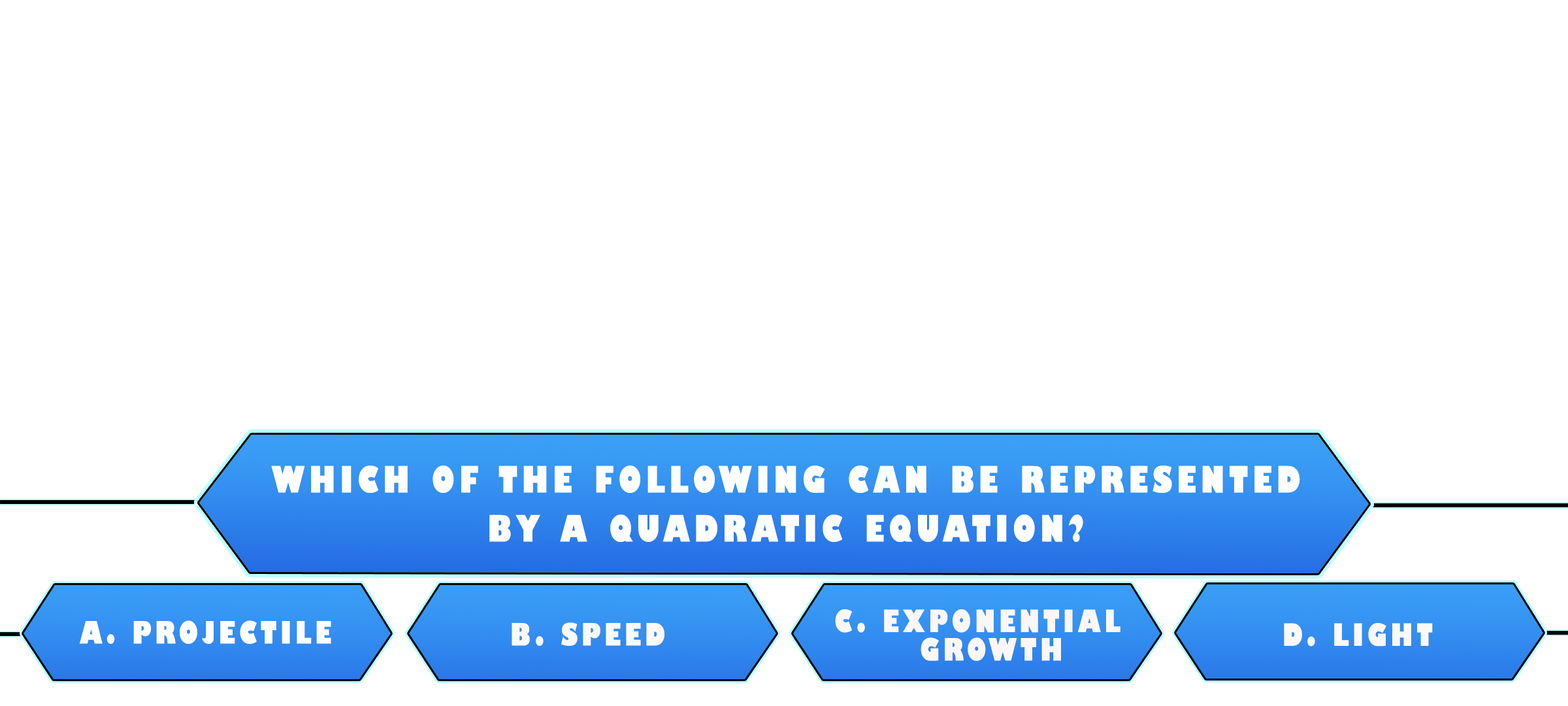
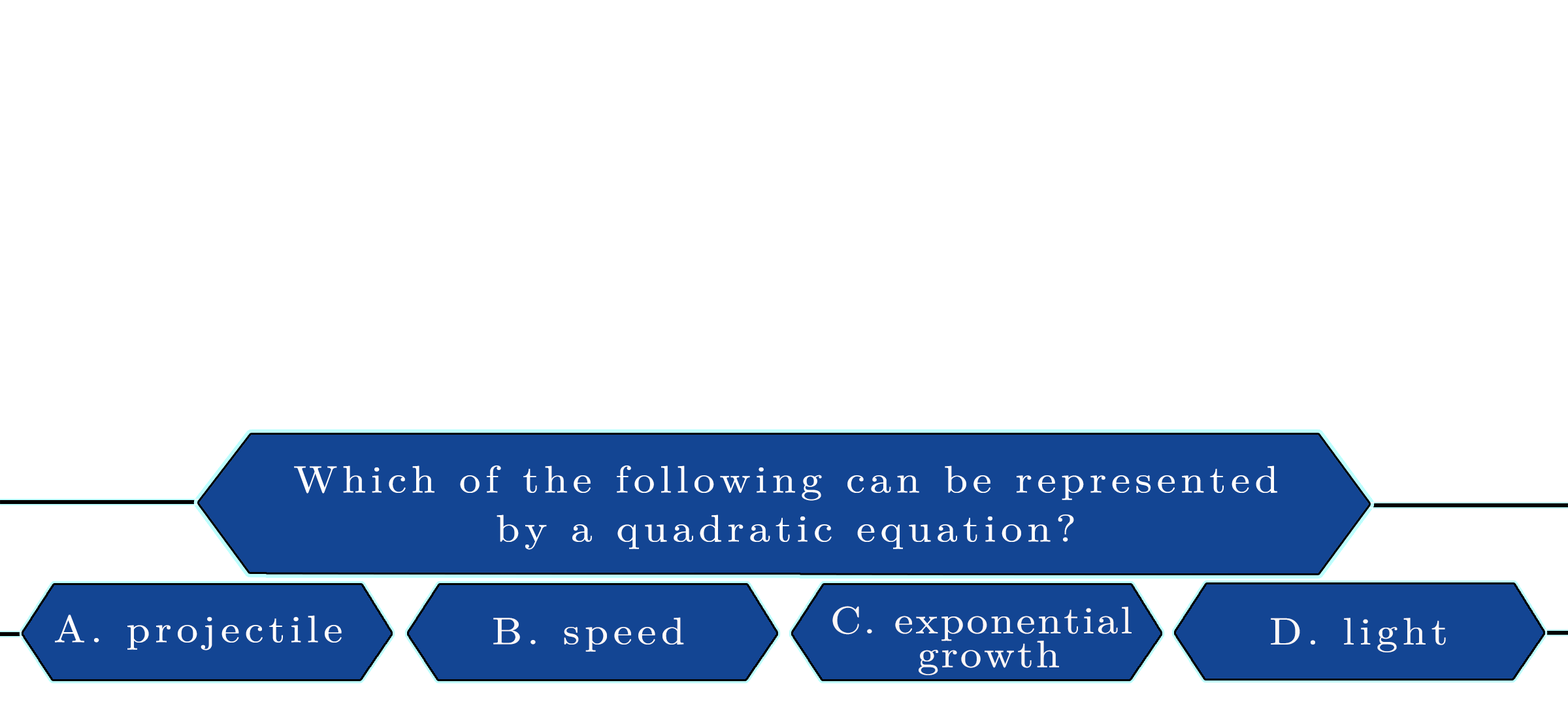
Before/after of a w=1568, h=706 layered artwork. What changed in the layer stack:
painted on "Which of the following can be represented by a quadratic equati" over [271, 465, 1301, 550]
painted on "Layer 7" over [199, 434, 1369, 573]
painted on "d. light" over [1270, 617, 1446, 653]
painted on "Layer 9" over [1176, 584, 1544, 679]
renamed "c. Exponential growth" to "c. exponential growth", painted on it over [832, 605, 1132, 675]
painted on "Layer 9 copy" over [793, 584, 1161, 679]
painted on "b. speed" over [493, 616, 685, 652]
painted on "Layer 9 copy 2" over [408, 584, 777, 679]
renamed "a. Projectile" to "a. projectile", painted on it over [54, 614, 342, 651]
painted on "Layer 9 copy 3" over [23, 584, 391, 679]
